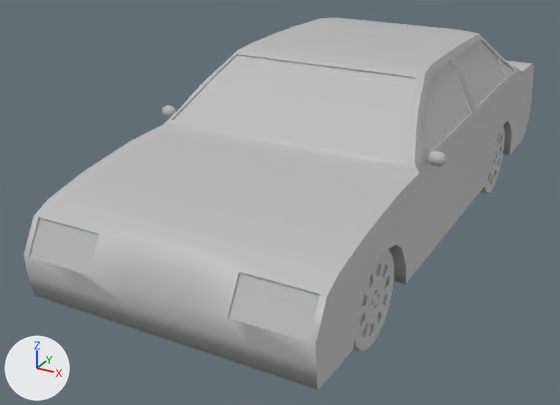
Two versions of the FBX model Assets/Calvin/Car Obstacle.fbx, one commit apart.
Both versions are drawn from a camera (50 mm lens) standing at (1.98, -4.4, 1.82) and looking at (-0.26, -0.33, -0.21). Every picture has the same lights, and +X, +Y and +Z are marked at lower left. Where no turn or scale is listed for an object, it has been applied to the vertices.

In view in the first picture: 'CarFrame', 'Wheels1', 'Wheels1.001'.
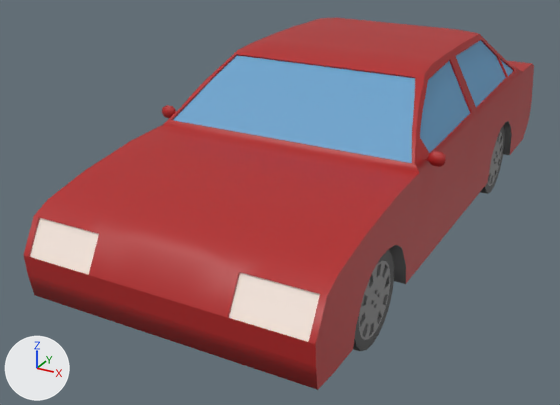
Where the newer file only moved an object's origin or applied its transform, the numbers keep the older frame.

Changed parts and their boxes [x1, y1, x2, y2] in the pictures (560 x 405 px):
'Wheels1', recoloured
    both: [353, 250, 394, 351]
part 1 of me_mesh, recoloured (grey to red)
    both: [24, 18, 534, 390]

Patch to the scene script:
```diff
--- a/Assets/Calvin/Car Obstacle.fbx.py
+++ b/Assets/Calvin/Car Obstacle.fbx.py
@@ img_texture_png @@
+img_texture_png = load_image('Texture.png', '../../Calvin/Models/Toyota Corrola/images/Texture.png', 2048, 2048, 'sRGB')
@@ mat_texture @@
+mat_texture = principled_material('Texture')
+mat_texture.texture = img_texture_png
@@ me_mesh_006 @@
 me_mesh_006.from_pydata(...)  # 402 vertices, 420 faces; spans x -0.061..0.061, y -0.264..0.264, z -0.264..0.264
-me_mesh_006.materials.append(mat_lambert1)  # grey #bcbcbc
+me_mesh_006.materials.append(mat_texture)  # picture img_texture_png
@@ me_mesh @@
 # used by ob_carframe; location = (0.0, 0.0, -0.025)
-me_mesh.from_pydata(...)  # 818 vertices, 745 faces; spans x -0.82..0.82, y -1.98..1.98, z -0.22..0.8
+me_mesh.from_pydata(...)  # 818 vertices, 749 faces; spans x -0.82..0.82, y -1.98..1.98, z -0.22..0.8
+# me_mesh part 1: 741 faces spanning x -0.82..0.82, y -1.98..1.98, z -0.22..0.8 switch from mat_lambert1 (grey #bcbcbc) to mat_texture (picture img_texture_png)
```
